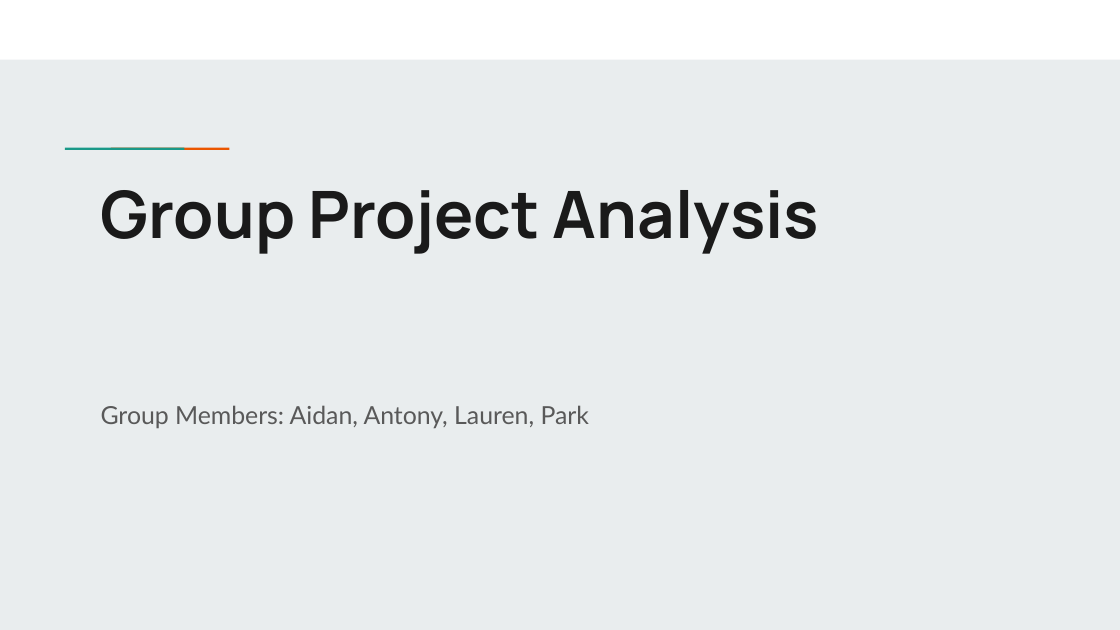
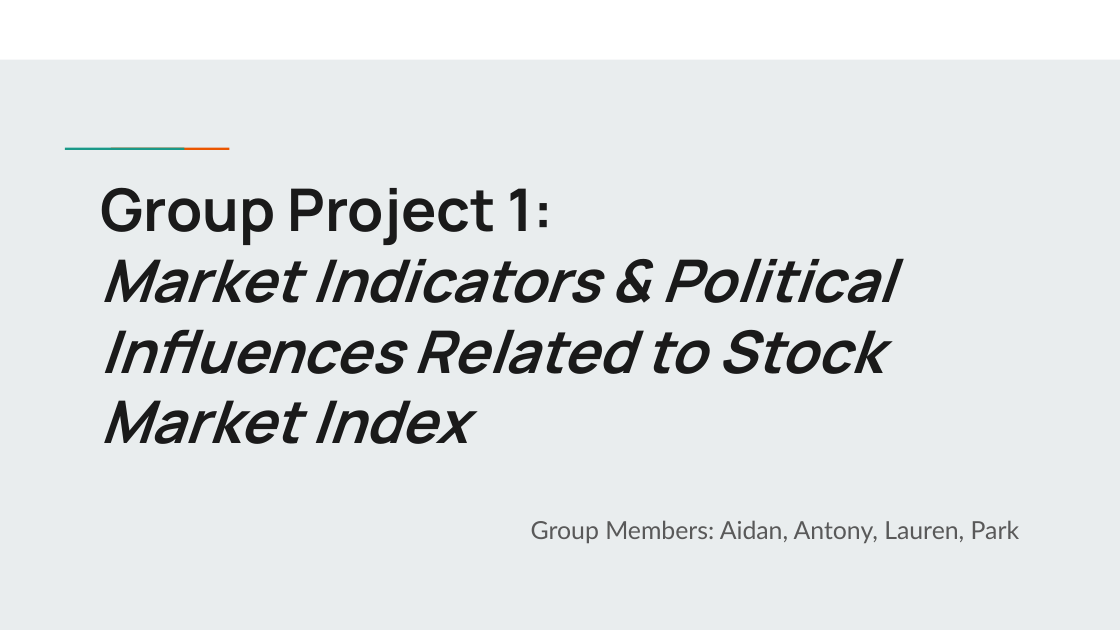
Before and after one commit to lfarlima/Monte-Carlo-Simulation, a slide deck: slide 1 of Project-01/Group Project Presentation.pptx. Drawn at 1120x630 pixels with LibreOffice and Linux fonts; fonts in the diff are those of the drawing. Boxes give left, top, right and bottom in pixels: in the first picture for what was removed or moved away, otherwise in the second. Text is boxed around its words. In the diff, an @@ line names an element or a change of style, - is before the commit and + after.

```diff
--- a/Project-01/Group Project Presentation.pptx
+++ b/Project-01/Group Project Presentation.pptx
@@ title at (101, 187, 894, 444): text changed; size 42 to 37.8 pt; italic on @@
-Group Project Analysis
+Group Project 1:
+Market Indicators & Political Influences Related to Stock Market Index
@@ subtitle "Group Members: Aidan, Antony, Lauren, ...": place and size @@
-subtitle "Group Members: Aidan, Antony, Lauren, ..." at (101, 405, 589, 428)
+subtitle "Group Members: Aidan, Antony, Lauren, ..." at (531, 520, 1019, 543)
@@ subtitle "Group Members: Aidan, Antony, Lauren, ..." at (531, 520, 1019, 543): alignment left to right @@
```
Also in this commit, not shown: 8 other slides changed, 3 slides added, 3 other files.
